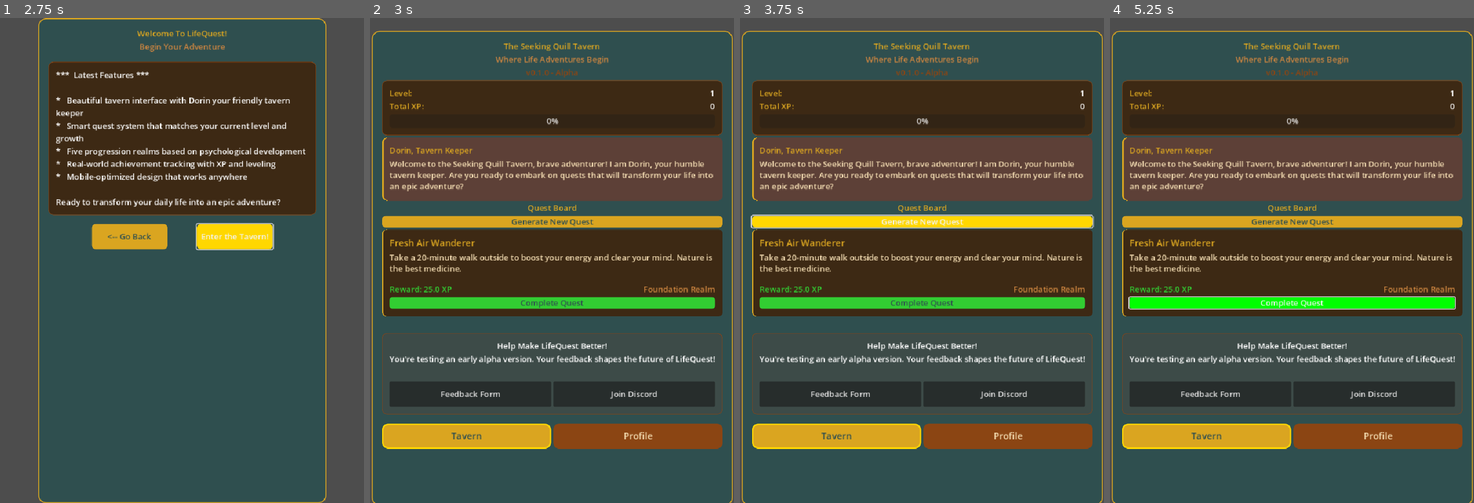
Above: before the commit, frames 1-4 (left to right).
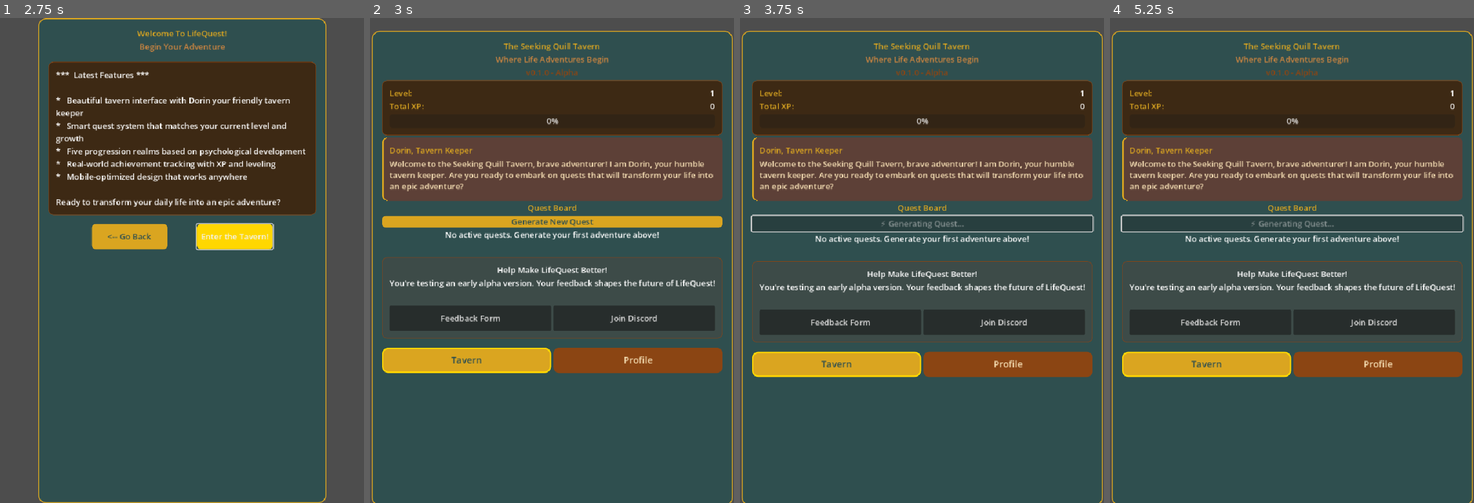
Above: after the commit, the same moments.

Repository: Wazaq/LifeQuest-Nexus
Game: Godot game, scene res://scenes/WelcomeScene.tscn
Two runs of this game, one before a commit and one after it. Both use one fixed random seed, a clock stepped at 60 frames per second and the inputs below.
Inputs (mouse positions are in pixels of both pictures, inside the frame that each line leads up to):
- Up to frame 1 (2.75 s): click "Continue as Guest" at 0.5 s; click "Next -->" at 1.25 s; click "Next -->" at 2 s
- Up to frame 2 (3 s): click "Enter the Tavern!" at 2.75 s
- Up to frame 3 (3.75 s): click "Generate New Quest" at 3.5 s
- Up to frame 4 (5.25 s): click (1292, 221) at 4.25 s, where only the run before the commit has a clickable "Generate New Quest"; click (1292, 304) at 5 s, where only the run before the commit has a clickable "Complete Quest"

Frame 1 is identical in both runs. In frame 2, 33% of the frame differs, in the area x 3-97%, y 43-89%; in frame 3, 36%; in frame 4, 36%, in the area x 2-98%, y 40-89%.

Commit message:
feat: Complete OAuth flow with proper user management

Diff:
--- a/godot-project/scripts/APIManager.gd
+++ b/godot-project/scripts/APIManager.gd
@@ -124,7 +124,7 @@
 
 # User Session Management
 func initialize_user_session():
-	"""Load existing user session or create new user"""
+	"""Load existing user session - don't create new user automatically"""
 	print("Initializing user session...")
 
 	# Try to load saved user ID from local storage (Godot equivalent)
@@ -135,9 +135,14 @@
 		print("Found existing user session")
 		load_user_session(save_file_path)
 	else:
-		# Create new user
-		print("Creating new user...")
-		create_new_user()
+		# No saved session - wait for user to choose login method
+		print("No saved session found - waiting for user login choice")
+		current_user_id = ""
+		jwt_token = ""
+		google_user_data = {}
+		current_auth_mode = AuthMode.LEGACY_USER_ID
+		is_authenticated = false
+		emit_signal("authentication_state_changed", false)
 
 func load_user_session(file_path: String):
 	"""Load user ID from saved file"""
@@ -194,6 +199,11 @@
 		print("Failed to save user session")
 		return false
 
+func create_guest_user():
+	"""Called when user explicitly chooses 'Continue as Guest'"""
+	print("User chose 'Continue as Guest' - creating anonymous user...")
+	create_new_user()
+
 func create_new_user():
 	"""Generate new unique user ID and create user via API"""
 	# Generate unique user ID
@@ -202,9 +212,12 @@
 
 	# TEMPORARY: Skip API user creation (backend doesn't support it yet)
 	print("TEMP: Using existing backend user system")
+	current_auth_mode = AuthMode.LEGACY_USER_ID
+	is_authenticated = true
 	save_user_session()
-
-	# Auto-fetch profile to initialize user
+	emit_signal("authentication_state_changed", true)
+
+	# Auto-fetch profile to initialize user (only when explicitly creating guest user)
 	await get_tree().create_timer(1.0).timeout
 	get_user_profile()
 
Not shown, changed: api/src/util/api-utils.ts
Not shown, changed: godot-project/builds/web/index.html
Not shown, changed: godot-project/builds/web/index.pck
Not shown, changed: godot-project/builds/web/index.service.worker.js
